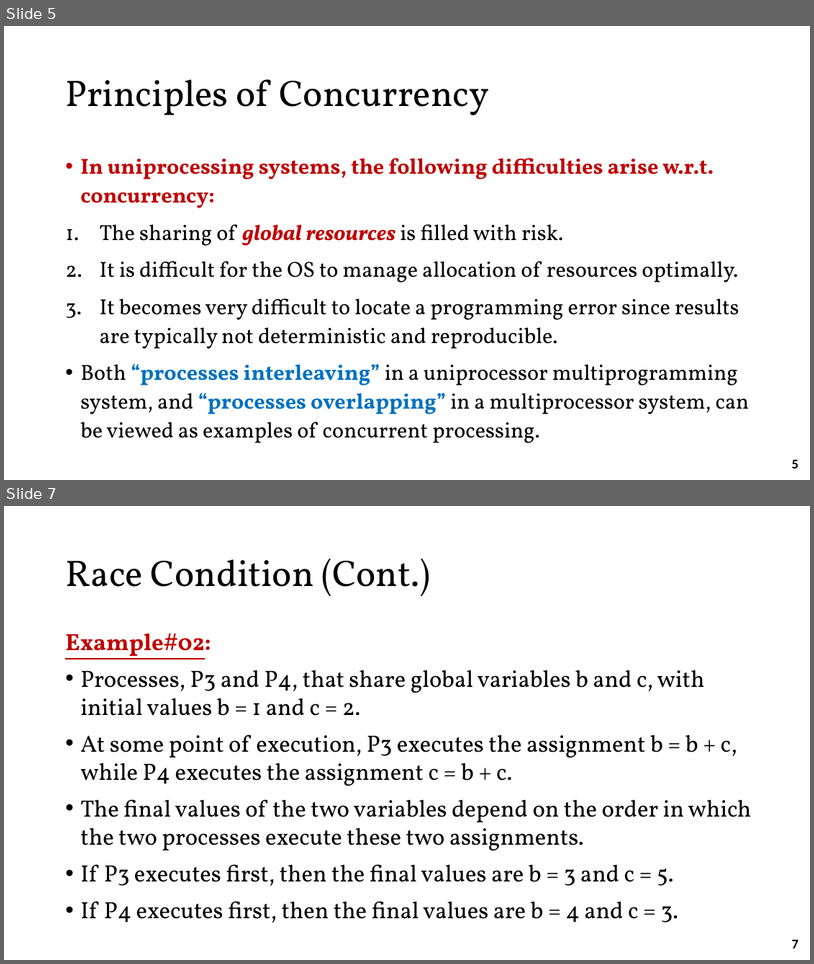
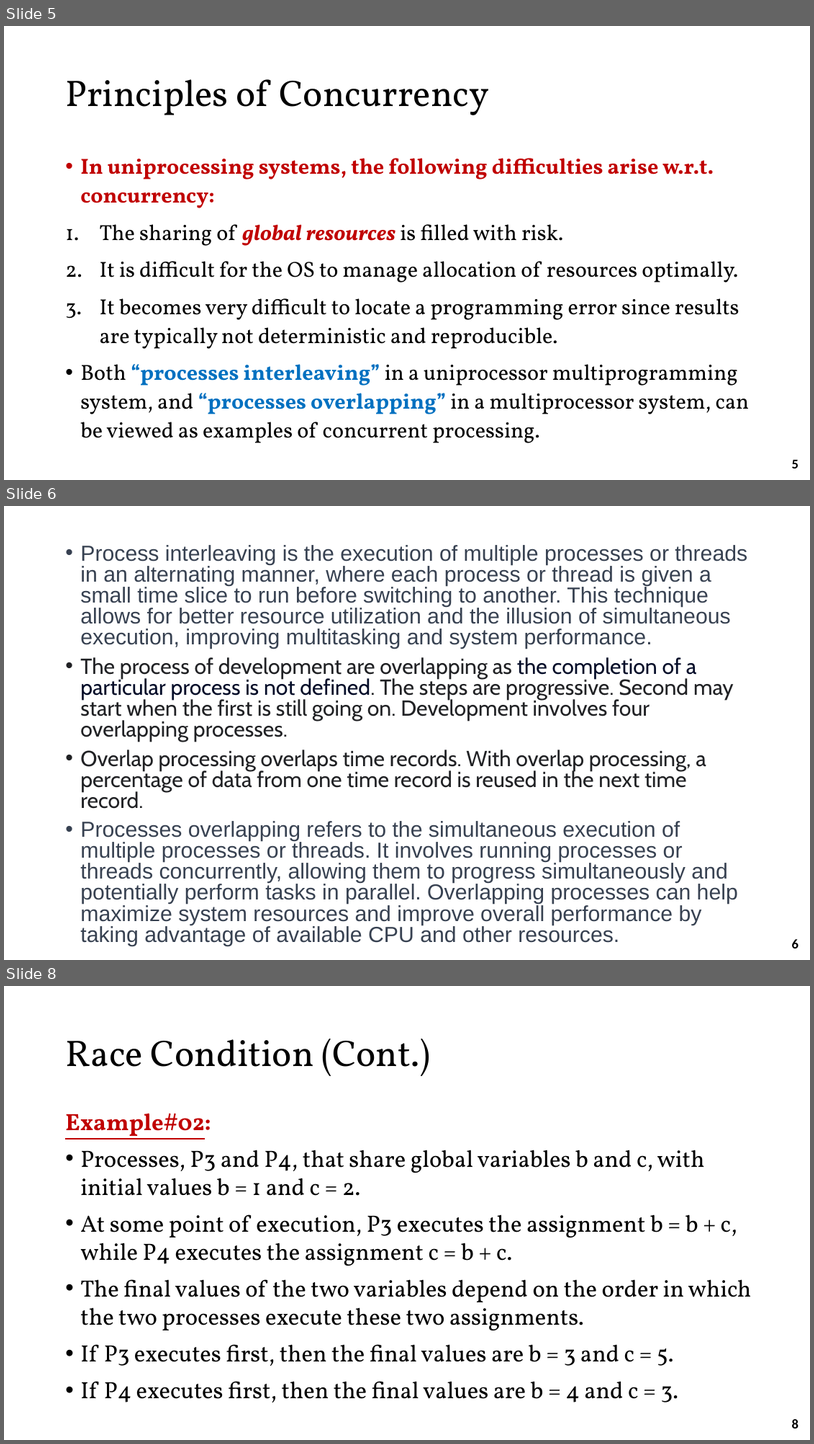
Before and after one commit to shoaibakhterqadri/4th-Semester-Lab-Courses, a slide deck: os/Final/6-MESyn-part1-31052023-035135pm.pptx. Shown one above the other, each under a label of ours: slides 5 and 7 before the commit, slides 5, 6 and 8 after it; the slides between them are not shown. The pictures are 814x964 and 814x1444 pixels, drawn with LibreOffice and Linux fonts; fonts in the diff are those of the drawing; background and template pictures are left out. Boxes give left, top, right and bottom in pixels: in the first picture for what was removed or moved away, otherwise in the second. Text is boxed around its words. In the diff, an @@ line names an element or a change of style, - is before the commit and + after.

```diff
--- a/os/Final/6-MESyn-part1-31052023-035135pm.pptx
+++ b/os/Final/6-MESyn-part1-31052023-035135pm.pptx
@@ slide 6 added at <box>4,506,810,960</box>, background #FFFFFF @@
@@ text added at <box>80,545,748,946</box>, 25.9 pt, text #374151 @@
+• Process interleaving is the execution of multiple processes or threads in an alternating manner, where each process or thread is given a small time slice to run before switching to another. This technique allows for better resource utilization and the illusion of simultaneous execution, improving multitasking and system performance.
+• The process of development are overlapping as the completion of a particular process is not defined. The steps are progressive. Second may start when the first is still going on. Development involves four overlapping processes.
+• Overlap processing overlaps time records. With overlap processing, a percentage of data from one time record is reused in the next time record.
+• Processes overlapping refers to the simultaneous execution of multiple processes or threads. It involves running processes or threads concurrently, allowing them to progress simultaneously and potentially perform tasks in parallel. Overlapping processes can help maximize system resources and improve overall performance by taking advantage of available CPU and other resources.
@@ page number added at <box>792,939,799,948</box>, 16 pt, text #000000, bold @@
+6
@@ what was slide 7 is now slide 8 @@
@@ page number at <box>792,1419,799,1428</box>: text changed @@
-7
+8
```
Also in this commit, not shown: 4 other files.
